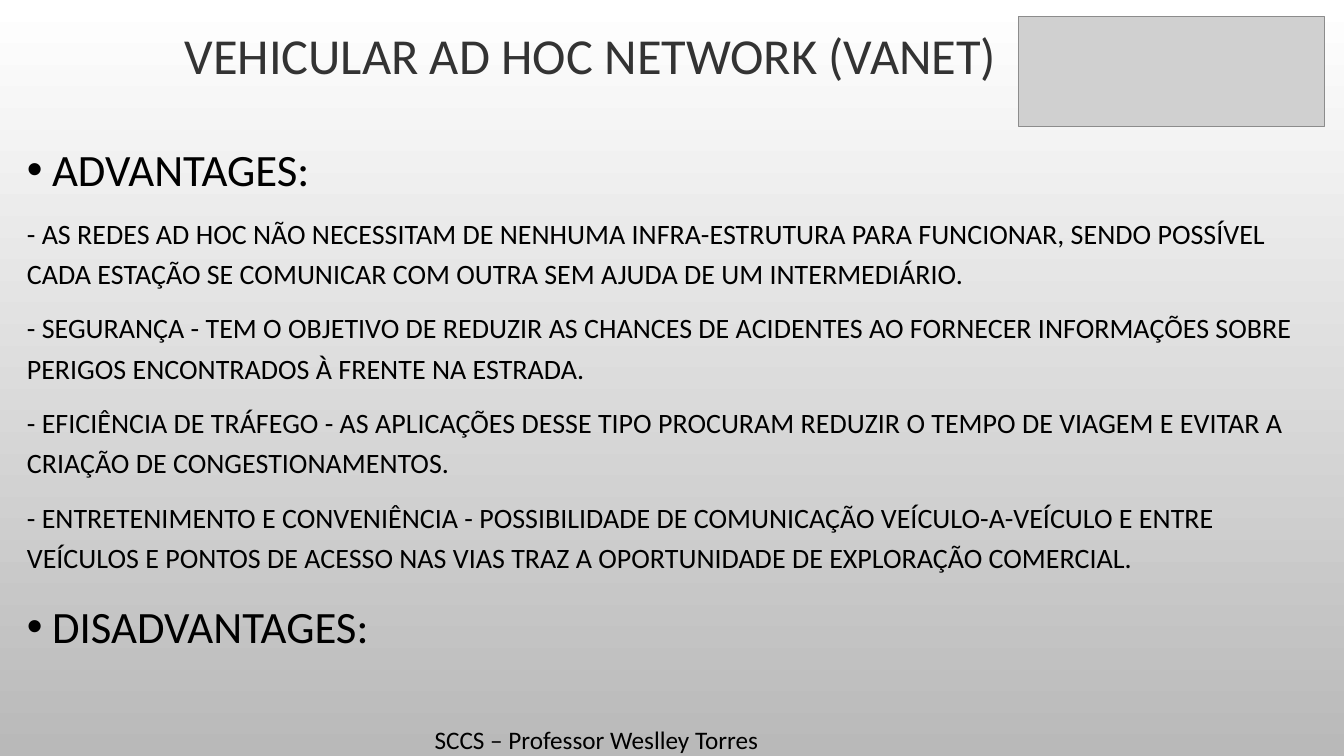
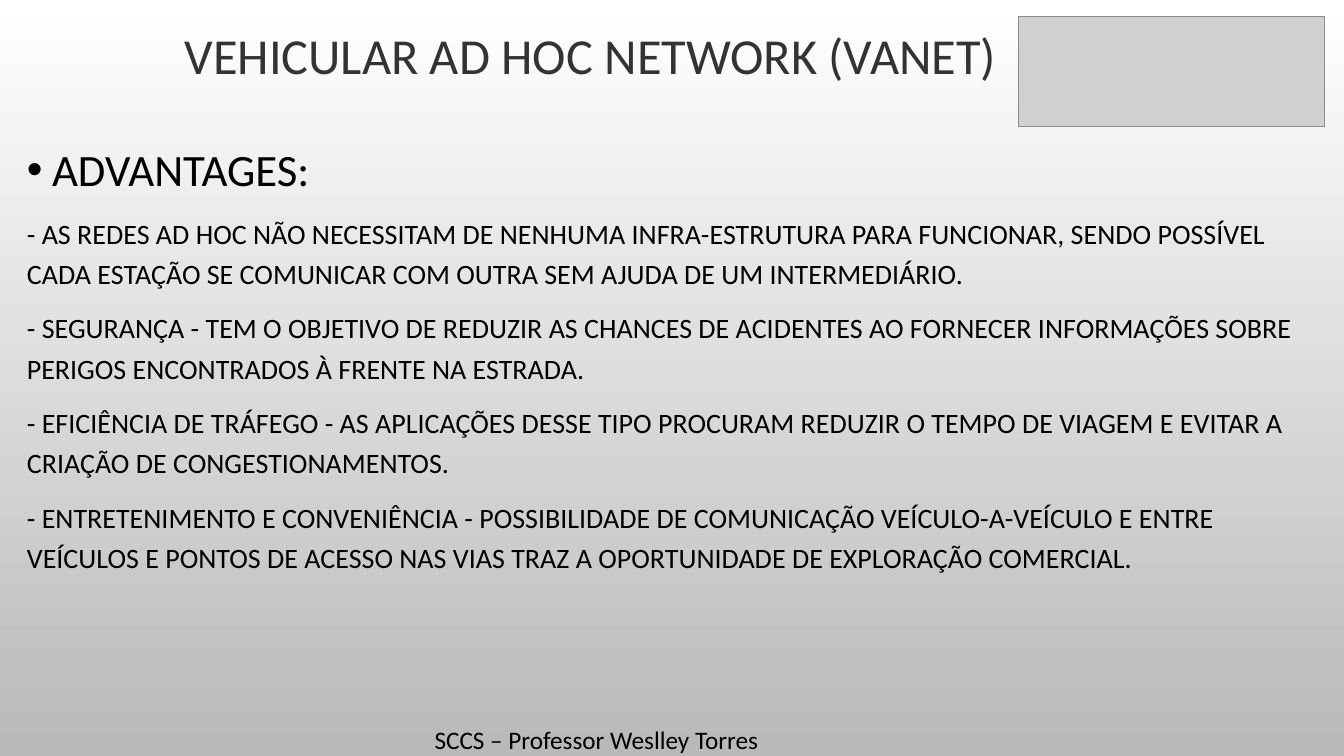
Before and after one commit to Massatoshi/SCCS-Trabalho, a slide deck: slide 5 of PPTS/VANET-Explicações.pptx (slide 3 before the commit). Drawn at 1344x756 pixels with LibreOffice and Linux fonts; fonts in the diff are those of the drawing; grey boxes stand for pictures; background and template pictures are left out. Boxes give left, top, right and bottom in pixels: in the first picture for what was removed or moved away, otherwise in the second. Text is boxed around its words. In the diff, an @@ line names an element or a change of style, - is before the commit and + after.

```diff
--- a/PPTS/VANET-Explicações.pptx
+++ b/PPTS/VANET-Explicações.pptx
@@ text at [52,614,368,644]: paragraph removed @@
-• DISADVANTAGES:
```
Also in this commit, not shown: 4 other slides changed, 5 slides added, 1 other file.
